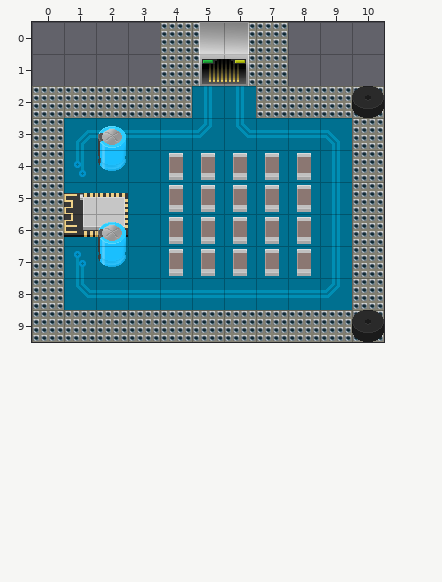
An edit to a level. Tiled map (JSON), src/maps/meeting2.json. Above is the file before it was changed.
Cells are 32x32 px. Shown: x 0..10, y 0..9.
The same view after the edit:
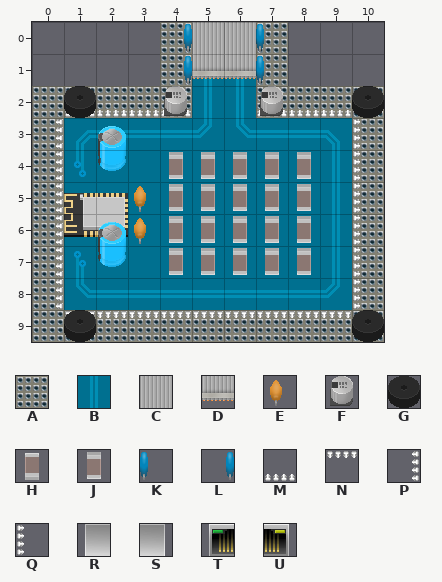
Key: from "base": A 14, B 33 turned 90, C 53, D 62; from "items": E 13, F 22, G 30, H 33, J 33 turned 180, K 50, L 50 flipped left-right, M 56, N 56 turned 180, P 56 turned 270, Q 56 turned 90, R 63, S 64, T 72, U 73.
_ is an empty cell, . an unchanged one.
Changes in this commit:
--- layer "Background"
@@ x 5..6 @@
- 1 AA
+ 1 BB
--- layer "Base"
@@ x 4..7 @@
- 0 _RS_
- 1 _TU_
+ 0 L__K
+ 1 L__K
@@ x 3..8 @@
- 4 ._____
- 5 ______
- 6 ______
- 7 ._____
+ 4 .JJJJJ
+ 5 EJJJJJ
+ 6 EJJJJJ
+ 7 .JJJJJ
--- layer "Routes"
@@ x 5..6 @@
- 0 __
- 1 __
+ 0 CC
+ 1 DD
--- layer "Objects_Bottom"
@@ x 0..10 @@
- 2 .____..___.
- 3 _........._
- 4 _........._
- 5 _........._
- 6 _........._
- 7 _........._
- 8 _........._
- 9 ._________.
+ 2 .MMMM..MMM.
+ 3 P.........Q
+ 4 P.........Q
+ 5 P.........Q
+ 6 P.........Q
+ 7 P.........Q
+ 8 P.........Q
+ 9 .NNNNNNNNN.
--- layer "Objects_Top"
@@ x 1..7 @@
- 2 _.._.._
+ 2 G..F..F
@@ x 4..8 @@
- 4 HHHHH
- 5 HHHHH
- 6 HHHHH
- 7 HHHHH
+ 4 _____
+ 5 _____
+ 6 _____
+ 7 _____
@@ x 1..1 @@
- 9 _
+ 9 G
Boxes around the changes in both pictures, in picture pixels (x1, y1, x2, y2):
changed: (56, 22, 360, 342)
